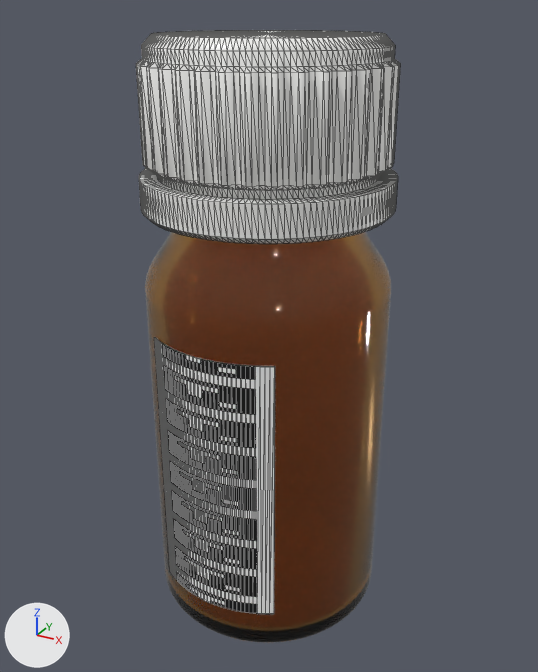
An edit to the glTF model assets/amber-bottles/labelled/SMP-0041_2004820385598.glb, drawn before and after from the same camera.
Rendered twice from a 50 mm camera at (0.0308, -0.0559, 0.0557) aimed at (-0.0001, 0.0003, 0.0276). Every picture has the same lights, and +X, +Y and +Z are marked at lower left. The first picture is the older version. Mesh edges are drawn as thin lines on the coarser meshes. Where no turn or scale is listed for an object, it has been applied to the vertices. Vertices at exactly the same position are counted once.

Objects in the first picture: 'Bottle_010ml', 'Cap_010ml_PP18', 'Label_SMP-0041'.
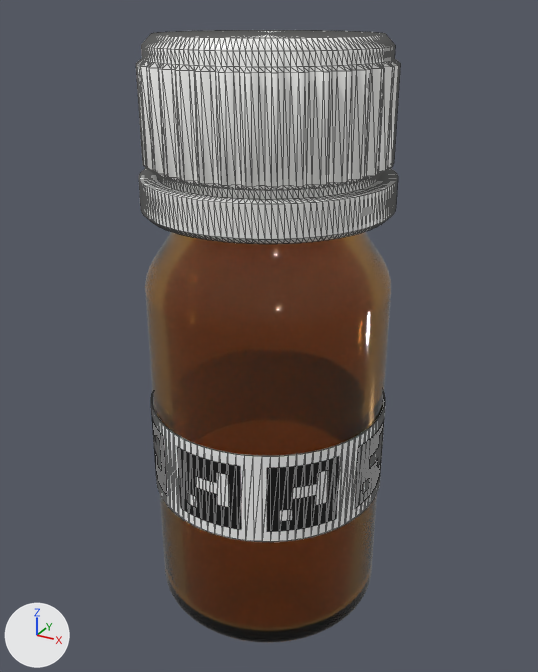
Changed parts and their boxes [x1, y1, x2, y2] in the pictures (538 x 672 px):
'Label_SMP-0041', reshaped
    before: [154, 338, 275, 614]
    after: [151, 392, 385, 542]
part 1 of me_label_smp_0041, added
    after: [151, 392, 385, 542]
part 2 of me_label_smp_0041, deleted
    before: [154, 338, 275, 614]

What the commit changed:
me_label_smp_0041 is used by ob_label_smp_0041; location (0.0, 0.0, 0.0).
me_label_smp_0041 had 132 vertices, 128 faces and spanned x -0.0059..0.0059, y -0.0112..-0.0095, z 0.0047..0.03.
me_label_smp_0041 now has 388 vertices, 384 faces and spans x -0.0112..0.0112, y -0.0112..0.0112, z 0.0129..0.0217.
me_label_smp_0041 part 1: 388 vertices added at x -0.0112..0.0112, y -0.0112..0.0112, z 0.0129..0.0217.
me_label_smp_0041 part 2: 132 vertices removed from x -0.0059..0.0059, y -0.0112..-0.0095, z 0.0047..0.03.
